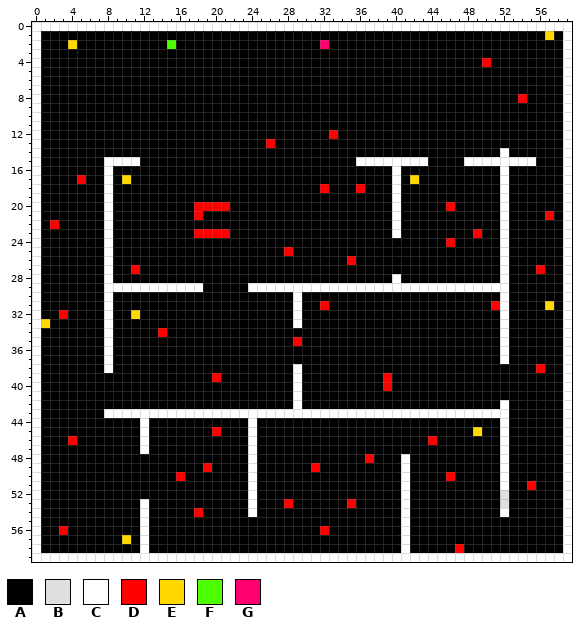
A pixel-art sprite gets an edit: Game_01/bin/level_3.png. The picture above is the old version.
The file is 60x60 pixels. Colours within 5 levels of each other are drawn and written as one.
Palette (. is transparent): A #000000  B #dfdfdf  C #ffffff  D #ff0000  E #ffd800  F #4cff00  G #ff006e
Pixels before (only the part around the change), first column x 0:
 0 CCCCCCCCCCCCCCCCCCCCCCCCCCCCCCCCCCCCCCCCCCCCCCCCCCCCCCCCCCCC
 1 CAAAAAAAAAAAAAAAAAAAAAAAAAAAAAAAAAAAAAAAAAAAAAAAAAAAAAAAAEAC
 2 CAAAEAAAAAAAAAAFAAAAAAAAAAAAAAAAGAAAAAAAAAAAAAAAAAAAAAAAAAAC
 3 CAAAAAAAAAAAAAAAAAAAAAAAAAAAAAAAAAAAAAAAAAAAAAAAAAAAAAAAAAAC
 4 CAAAAAAAAAAAAAAAAAAAAAAAAAAAAAAAAAAAAAAAAAAAAAAAAADAAAAAAAAC
 5 CAAAAAAAAAAAAAAAAAAAAAAAAAAAAAAAAAAAAAAAAAAAAAAAAAAAAAAAAAAC
 6 CAAAAAAAAAAAAAAAAAAAAAAAAAAAAAAAAAAAAAAAAAAAAAAAAAAAAAAAAAAC
 7 CAAAAAAAAAAAAAAAAAAAAAAAAAAAAAAAAAAAAAAAAAAAAAAAAAAAAAAAAAAC
 8 CAAAAAAAAAAAAAAAAAAAAAAAAAAAAAAAAAAAAAAAAAAAAAAAAAAAAADAAAAC
 9 CAAAAAAAAAAAAAAAAAAAAAAAAAAAAAAAAAAAAAAAAAAAAAAAAAAAAAAAAAAC
10 CAAAAAAAAAAAAAAAAAAAAAAAAAAAAAAAAAAAAAAAAAAAAAAAAAAAAAAAAAAC
11 CAAAAAAAAAAAAAAAAAAAAAAAAAAAAAAAAAAAAAAAAAAAAAAAAAAAAAAAAAAC
12 CAAAAAAAAAAAAAAAAAAAAAAAAAAAAAAAADAAAAAAAAAAAAAAAAAAAAAAAAAC
13 CAAAAAAAAAAAAAAAAAAAAAAAAADAAAAAAAAAAAAAAAAAAAAAAAAAAAAAAAAC
14 CAAAAAAAAAAAAAAAAAAAAAAAAAAAAAAAAAAAAAAAAAAAAAAAAAAACAAAAAAC
15 CAAAAAAACCCCAAAAAAAAAAAAAAAAAAAAAAAACCCCCCCCAAAACCCCCCCCAAAC
16 CAAAAAAACAAAAAAAAAAAAAAAAAAAAAAAAAAAAAAACAAAAAAAAAAACAAAAAAC
17 CAAAADAACAEAAAAAAAAAAAAAAAAAAAAAAAAAAAAACAEAAAAAAAAACAAAAAAC
18 CAAAAAAACAAAAAAAAAAAAAAAAAAAAAAADAAADAAACAAAAAAAAAAACAAAAAAC
19 CAAAAAAACAAAAAAAAAAAAAAAAAAAAAAAAAAAAAAACAAAAAAAAAAACAAAAAAC
20 CAAAAAAACAAAAAAAAADDDDAAAAAAAAAAAAAAAAAACAAAAADAAAAACAAAAAAC
21 CAAAAAAACAAAAAAAAADAAAAAAAAAAAAAAAAAAAAACAAAAAAAAAAACAAAADAC
22 CADAAAAACAAAAAAAAAAAAAAAAAAAAAAAAAAAAAAACAAAAAAAAAAACAAAAAAC
23 CAAAAAAACAAAAAAAAADDDDAAAAAAAAAAAAAAAAAACAAAAAAAADAACAAAAAAC
24 CAAAAAAACAAAAAAAAAAAAAAAAAAAAAAAAAAAAAAAAAAAAADAAAAACAAAAAAC
25 CAAAAAAACAAAAAAAAAAAAAAAAAAADAAAAAAAAAAAAAAAAAAAAAAACAAAAAAC
26 CAAAAAAACAAAAAAAAAAAAAAAAAAAAAAAAAADAAAAAAAAAAAAAAAACAAAAAAC
27 CAAAAAAACAADAAAAAAAAAAAAAAAAAAAAAAAAAAAAAAAAAAAAAAAACAAADAAC
28 CAAAAAAACAAAAAAAAAAAAAAAAAAAAAAAAAAAAAAACAAAAAAAAAAACAAAAAAC
29 CAAAAAAACCCCCCCCCCCAAAAACCCCCCCCCCCCCCCCCCCCCCCCCCCCCAAAAAAC
30 CAAAAAAACAAAAAAAAAAAAAAAAAAAACAAAAAAAAAAAAAAAAAAAAAACAAAAAAC
31 CAAAAAAACAAAAAAAAAAAAAAAAAAAACAADAAAAAAAAAAAAAAAAAADCAAAAEAC
32 CAADAAAACAAEAAAAAAAAAAAAAAAAACAAAAAAAAAAAAAAAAAAAAAACAAAAAAC
33 CEAAAAAACAAAAAAAAAAAAAAAAAAAACAAAAAAAAAAAAAAAAAAAAAACAAAAAAC
34 CAAAAAAACAAAAADAAAAAAAAAAAAAAAAAAAAAAAAAAAAAAAAAAAAACAAAAAAC
35 CAAAAAAACAAAAAAAAAAAAAAAAAAAADAAAAAAAAAAAAAAAAAAAAAACAAAAAAC
36 CAAAAAAACAAAAAAAAAAAAAAAAAAAAAAAAAAAAAAAAAAAAAAAAAAACAAAAAAC
37 CAAAAAAACAAAAAAAAAAAAAAAAAAAAAAAAAAAAAAAAAAAAAAAAAAACAAAAAAC
38 CAAAAAAACAAAAAAAAAAAAAAAAAAAACAAAAAAAAAAAAAAAAAAAAAAAAAADAAC
39 CAAAAAAAAAAAAAAAAAAADAAAAAAAACAAAAAAAAADAAAAAAAAAAAAAAAAAAAC
40 CAAAAAAAAAAAAAAAAAAAAAAAAAAAACAAAAAAAAADAAAAAAAAAAAAAAAAAAAC
41 CAAAAAAAAAAAAAAAAAAAAAAAAAAAACAAAAAAAAAAAAAAAAAAAAAAAAAAAAAC
42 CAAAAAAAAAAAAAAAAAAAAAAAAAAAACAAAAAAAAAAAAAAAAAAAAAACAAAAAAC
43 CAAAAAAACCCCCCCCCCCCCCCCCCCCCCCCCCCCCCCCCCCCCCCCCCCCCAAAAAAC
44 CAAAAAAAAAAACAAAAAAAAAAACAAAAAAAAAAAAAAAAAAAAAAAAAAACAAAAAAC
45 CAAAAAAAAAAACAAAAAAADAAACAAAAAAAAAAAAAAAAAAAAAAAAEAACAAAAAAC
46 CAAADAAAAAAACAAAAAAAAAAACAAAAAAAAAAAAAAAAAAADAAAAAAACAAAAAAC
47 CAAAAAAAAAAACAAAAAAAAAAACAAAAAAAAAAAAAAAAAAAAAAAAAAACAAAAAAC
48 CAAAAAAAAAAAAAAAAAAAAAAACAAAAAAAAAAAADAAACAAAAAAAAAACAAAAAAC
49 CAAAAAAAAAAAAAAAAAADAAAACAAAAAADAAAAAAAAACAAAAAAAAAACAAAAAAC
50 CAAAAAAAAAAAAAAADAAAAAAACAAAAAAAAAAAAAAAACAAAADAAAAACAAAAAAC
51 CAAAAAAAAAAAAAAAAAAAAAAACAAAAAAAAAAAAAAAACAAAAAAAAAACAADAAAC
52 CAAAAAAAAAAAAAAAAAAAAAAACAAAAAAAAAAAAAAAACAAAAAAAAAABAAAAAAC
53 CAAAAAAAAAAACAAAAAAAAAAACAAADAAAAAADAAAAACAAAAAAAAAABAAAAAAC
54 CAAAAAAAAAAACAAAAADAAAAACAAAAAAAAAAAAAAAACAAAAAAAAAACAAAAAAC
55 CAAAAAAAAAAACAAAAAAAAAAAAAAAAAAAAAAAAAAAACAAAAAAAAAAAAAAAAAC
56 CAADAAAAAAAACAAAAAAAAAAAAAAAAAAADAAAAAAAACAAAAAAAAAAAAAAAAAC
57 CAAAAAAAAAEACAAAAAAAAAAAAAAAAAAAAAAAAAAAACAAAAAAAAAAAAAAAAAC
58 CAAAAAAAAAAACAAAAAAAAAAAAAAAAAAAAAAAAAAAACAAAAADAAAAAAAAAAAC
59 CCCCCCCCCCCCCCCCCCCCCCCCCCCCCCCCCCCCCCCCCCCCCCCCCCCCCCCCCCCC
Now the later version:
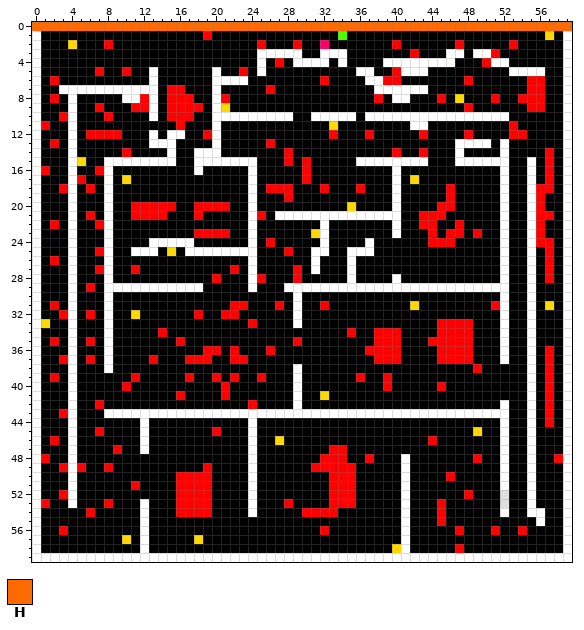
Colours new in this view: H #ff6a00
Edits made:
y 0: x 0..59 CCCCCCCCCCCCCCCCCCCCCCCCCCCCCCCCCCCCCCCCCCCCCCCCCCCCCCCCCCCC -> HHHHHHHHHHHHHHHHHHHHHHHHHHHHHHHHHHHHHHHHHHHHHHHHHHHHHHHHHHHH
y 1: x 19 A -> D; x 34 A -> F
y 2: x 8 A -> D; x 15 F -> A; x 25 A -> D; x 29 A -> D; x 40 A -> D; x 47 A -> D; x 53 A -> D
y 3: x 25..29 AAAAA -> CCCCC; x 32..34 AAA -> CCC; x 42 A -> D; x 46..47 AA -> CC; x 49..51 AAA -> CCD
y 4: x 25 A -> C; x 27 A -> D; x 29..32 AAAA -> CCCC; x 34 A -> C; x 39..46 AAAAAAAA -> CCCCCCCC; x 51..52 AA -> CC
y 5: x 7 A -> D; x 10 A -> D; x 13 A -> C; x 20 A -> C; x 23 A -> D; x 25 A -> C; x 36..37 AA -> CC; x 40..43 AAAA -> DCCC; x 53..56 AAAA -> CCCC
y 6: x 2 A -> D; x 13 A -> C; x 20..23 AAAA -> CCCC; x 32 A -> D; x 37..40 AAAA -> CCDD; x 48 A -> D; x 55..56 AA -> DD
y 7: x 3..13 AAAAAAAAAAA -> CCCCCCCCCCC; x 15..16 AA -> DD; x 20 A -> C; x 26 A -> D; x 38..43 AAAAAA -> CCCCCC; x 55..56 AA -> DD
y 8: x 2 A -> D; x 4 A -> C; x 10..13 AAAA -> CCDC; x 15..17 AAA -> DDD; x 20..21 AA -> CD; x 38 A -> D; x 40..41 AA -> CC; x 45 A -> D; x 47 A -> E; x 51 A -> D; x 55..56 AA -> DD
y 9: x 4 A -> C; x 7 A -> D; x 11..13 AAA -> DDC; x 15..18 AAAA -> DDDD; x 20..21 AA -> CE; x 48 A -> D; x 55..56 AA -> DD
y 10: x 3..4 AA -> DC; x 8 A -> D; x 13 A -> C; x 15..17 AAA -> DDD; x 20..28 AAAAAAAAA -> CCCCCCCCC; x 31..35 AAAAA -> CCCCC; x 37..52 AAAAAAAAAAAAAAAA -> CCCCCCCCCCCCCCCC
y 11: x 1 A -> D; x 4 A -> C; x 16 A -> D; x 20 A -> C; x 33 A -> E; x 42..43 AA -> CC; x 53 A -> D
y 12: x 4 A -> C; x 6..9 AAAA -> DDDD; x 13 A -> C; x 15..16 AA -> CC; x 19..20 AA -> DC; x 37 A -> D; x 43 A -> D; x 48 A -> D; x 53..54 AA -> DD
y 13: x 2 A -> D; x 4 A -> C; x 13..15 AAA -> CCC; x 20 A -> C; x 47..50 AAAA -> CCCC; x 52 A -> C
y 14: x 4 A -> C; x 10 A -> D; x 15 A -> C; x 18..20 AAA -> CCC; x 28 A -> D; x 40 A -> D; x 43 A -> D; x 47 A -> C; x 57 A -> D
y 15: x 4..5 AA -> CE; x 12..15 AAAA -> CCCC; x 18..24 AAAAAAA -> CCCCCCC; x 28 A -> D; x 30 A -> D; x 47 A -> C; x 53..54 CC -> AA; x 57 A -> D
y 16: x 1 A -> D; x 4 A -> C; x 7 A -> D; x 18 A -> C; x 24 A -> C; x 30 A -> D; x 55 A -> C; x 57 A -> D
y 17: x 4 A -> C; x 24 A -> C; x 30 A -> D; x 55 A -> C; x 57 A -> D
y 18: x 3..4 AA -> DC; x 6 A -> D; x 24 A -> C; x 26..28 AAA -> DDD; x 46 A -> D; x 55..57 AAA -> CDD
y 19: x 4 A -> C; x 24 A -> C; x 28 A -> D; x 46 A -> D; x 55..56 AA -> CD
y 20: x 4 A -> C; x 11..15 AAAAA -> DDDDD; x 24 A -> C; x 35 A -> E; x 45 A -> D; x 55..56 AA -> CD
y 21: x 4 A -> C; x 6 A -> D; x 11..14 AAAA -> DDDD; x 24..25 AA -> CD; x 27..39 AAAAAAAAAAAAA -> CCCCCCCCCCCCC; x 43..45 AAA -> DDD; x 55..56 AA -> CD
y 22: x 4 A -> C; x 7 A -> D; x 24 A -> C; x 32 A -> C; x 43..44 AA -> DD; x 47 A -> D; x 55..56 AA -> CD
y 23: x 4 A -> C; x 24 A -> C; x 31..32 AA -> EC; x 44 A -> D; x 46..47 AA -> DD; x 55..56 AA -> CD
y 24: x 4 A -> C; x 13..17 AAAAA -> CCCCC; x 24 A -> C; x 26 A -> D; x 32 A -> C; x 37 A -> C; x 44..45 AA -> DD; x 55..57 AAA -> CDD
y 25: x 4 A -> C; x 7 A -> D; x 11..13 AAA -> CCC; x 15 A -> E; x 17..24 AAAAAAAA -> CCCCCCCC; x 31..32 AA -> CC; x 35..37 AAA -> CCC; x 55 A -> C; x 57 A -> D
y 26: x 2 A -> D; x 4 A -> C; x 24 A -> C; x 31 A -> C; x 35 D -> C; x 55 A -> C; x 57 A -> D
y 27: x 4 A -> C; x 7 A -> D; x 22 A -> D; x 24 A -> C; x 29 A -> D; x 31 A -> C; x 35 A -> C; x 55..57 ADA -> CAD
y 28: x 4 A -> C; x 20 A -> D; x 24..25 AA -> CD; x 29 A -> D; x 35 A -> C; x 55 A -> C; x 57 A -> D
y 29: x 4 A -> C; x 6 A -> D; x 25..27 CCC -> AAA; x 55 A -> C
y 30: x 4 A -> C; x 55 A -> C
y 31: x 2 A -> D; x 4 A -> C; x 22..23 AA -> DD; x 27 A -> D; x 42 A -> E; x 55 A -> C
y 32: x 4 A -> C; x 6 A -> D; x 18 A -> D; x 21..22 AA -> DD; x 55 A -> C
y 33: x 4 A -> C; x 24 A -> D; x 45..48 AAAA -> DDDD; x 55 A -> C
y 34: x 4 A -> C; x 35 A -> D; x 38..40 AAA -> DDD; x 45..48 AAAA -> DDDD; x 55 A -> C
y 35: x 2 A -> D; x 4 A -> C; x 6 A -> D; x 16 A -> D; x 38..40 AAA -> DDD; x 44..48 AAAAA -> DDDDD; x 55 A -> C
y 36: x 4 A -> C; x 19..20 AA -> DD; x 22 A -> D; x 26 A -> D; x 37..40 AAAA -> DDDD; x 45..48 AAAA -> DDDD; x 55 A -> C; x 57 A -> D
y 37: x 3..4 AA -> DC; x 6 A -> D; x 13 A -> D; x 17..19 AAA -> DDD; x 22..23 AA -> DD; x 38..40 AAA -> DDD; x 45..48 AAAA -> DDDD; x 55 A -> C; x 57 A -> D
y 38: x 4 A -> C; x 49 A -> D; x 55..57 ADA -> CAD
y 39: x 2 A -> D; x 4 A -> C; x 11 A -> D; x 17 A -> D; x 22 A -> D; x 25 A -> D; x 36 A -> D; x 55 A -> C; x 57 A -> D
y 40: x 4 A -> C; x 10 A -> D; x 21 A -> D; x 45 A -> D; x 55 A -> C; x 57 A -> D
y 41: x 4 A -> C; x 16 A -> D; x 21 A -> D; x 32 A -> E; x 55 A -> C; x 57 A -> D
y 42: x 4 A -> C; x 7 A -> D; x 24 A -> D; x 55 A -> C; x 57 A -> D
y 43: x 3..4 AA -> DC; x 55 A -> C; x 57 A -> D
y 44: x 4 A -> C; x 55 A -> C; x 57 A -> D
y 45: x 4 A -> C; x 7 A -> D; x 55 A -> C
y 46: x 2 A -> D; x 4 D -> C; x 27 A -> E; x 55 A -> C
y 47: x 4 A -> C; x 9 A -> D; x 33..34 AA -> DD; x 55 A -> C
y 48: x 1 A -> D; x 4 A -> C; x 32..34 AAA -> DDD; x 49 A -> D; x 55 A -> C; x 58 A -> D
y 49: x 3..5 AAA -> DCD; x 8 A -> D; x 32..35 AAAA -> DDDD; x 55 A -> C
y 50: x 4 A -> C; x 17..19 AAA -> DDD; x 33..35 AAA -> DDD; x 55 A -> C
y 51: x 4 A -> C; x 11 A -> D; x 16..19 AAAA -> DDDD; x 33..35 AAA -> DDD; x 55 D -> C
y 52: x 3..4 AA -> DC; x 16..19 AAAA -> DDDD; x 33..35 AAA -> DDD; x 48 A -> D; x 55 A -> C
y 53: x 1 A -> D; x 4 A -> C; x 8 A -> D; x 16..19 AAAA -> DDDD; x 33..34 AA -> DD; x 45 A -> D; x 55 A -> C
y 54: x 6 A -> D; x 16..17 AA -> DD; x 19 A -> D; x 30..33 AAAA -> DDDD; x 45 A -> D; x 55..56 AA -> CC
y 55: x 45 A -> D; x 56 A -> C
y 56: x 47 A -> D; x 51 A -> D; x 54 A -> D
y 57: x 18 A -> E
y 58: x 40 A -> E
